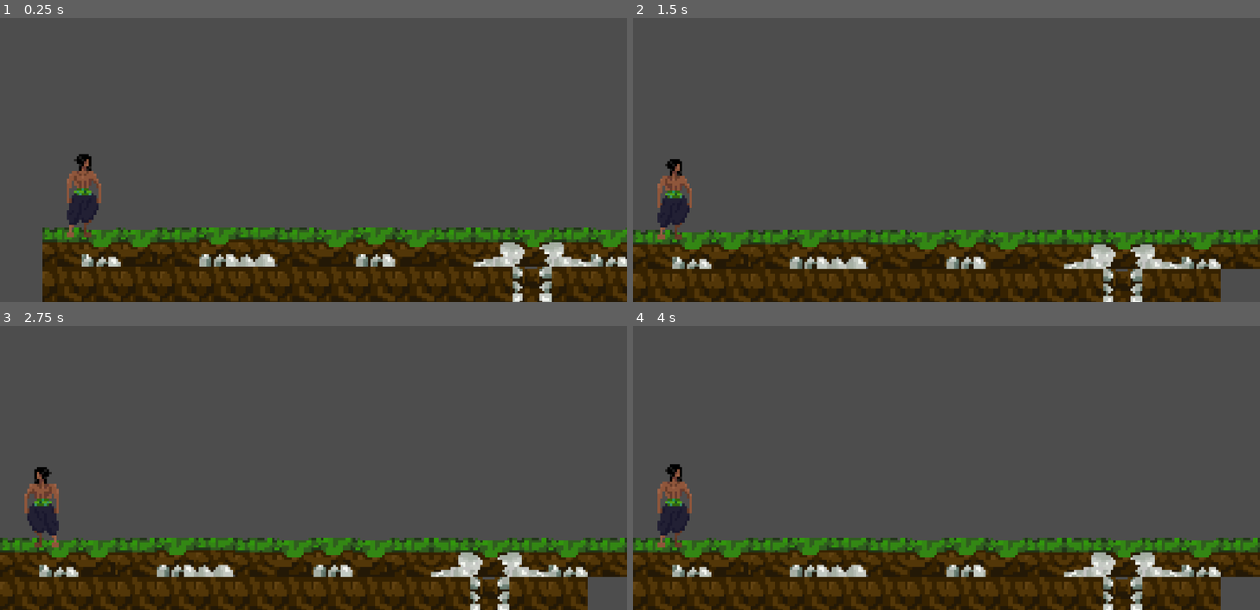
Above: before the commit, frames 1-4 (two rows, left to right).
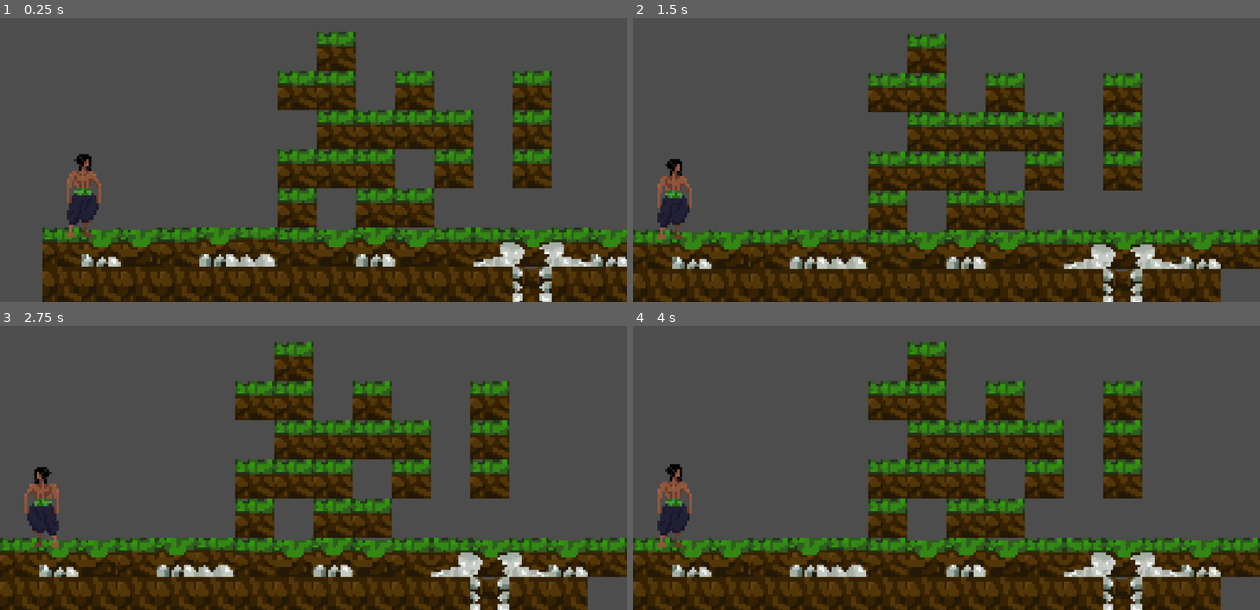
Above: after the commit, the same moments.

Repository: TheWillym/Proyecto-Atahualpa_Wanusqanam
Game: Godot game, scene res://_GAME/2_Scenes/Scene_Prototype.tscn
Two runs of this game, one before a commit and one after it. Both use one fixed random seed, a clock stepped at 60 frames per second and the inputs below. The project has no main scene, so this scene is started directly.
Inputs:
- Up to frame 1 (0.25 s): no input
- Up to frame 2 (1.5 s): tap Enter (ui_accept) at 0.5, 0.77, 1.25 s; hold D (Right) from 0.53 s (still down); tap Shift (Dodge) at 0.6, 1.35 s
- Up to frame 3 (2.75 s): tap Enter (ui_accept) at 1.52 s; release D (Right) at 2.03 s; hold A (Left) from 2.03 s (still down); tap Shift (Dodge) at 2.1 s
- Up to frame 4 (4 s): tap Enter (ui_accept) at 2.75, 3.02, 3.77 s; release A (Left) at 2.78 s; hold D (Right) from 2.78 s (still down); tap Shift (Dodge) at 2.85, 3.6 s

The runs differ from the first frame. In frame 1, 15% of the frame differs, in the area x 44-88%, y 4-74%; in frame 2, 15%; in frame 3, 15%; in frame 4, 15%.

Commit message:
Update Scene_Prototype.tscn
ADD

Diff:
--- a/_GAME/2_Scenes/Scene_Prototype.tscn
+++ b/_GAME/2_Scenes/Scene_Prototype.tscn
@@ -149,7 +149,7 @@
 [node name="TileMap" type="TileMap" parent="."]
 tile_set = SubResource("TileSet_36gde")
 format = 2
-layer_0/tile_data = PackedInt32Array(-65536, 65537, 0, -6553 …(506 unchanged characters)… , 2, -65520, 196609, 0, -65519, 65537, 0)
+layer_0/tile_data = PackedInt32Array(-65536, 65537, 0, -6553 …(506 unchanged characters)… , 2, -65520, 196609, 0, -65519, 65537, 0, -131066, 65537, 0, -196602, 65537, 0, -262136, 65537, 0, -196600, 65537, 0, -131063, 65537, 0, -196598, 65537, 0, -262134, 65537, 0, -262135, 65537, 0, -327671, 65537, 0, -393209, 65537, 0, -327674, 65537, 0, -327673, 65537, 0, -262137, 65537, 0, -196601, 65537, 0, -131064, 65537, 0, -196596, 65537, 0, -262132, 65537, 0, -327668, 65537, 0)
 
 [node name="CharacterBody2D" parent="." instance=ExtResource("1_1wyn1")]
 position = Vector2(17, -30)
